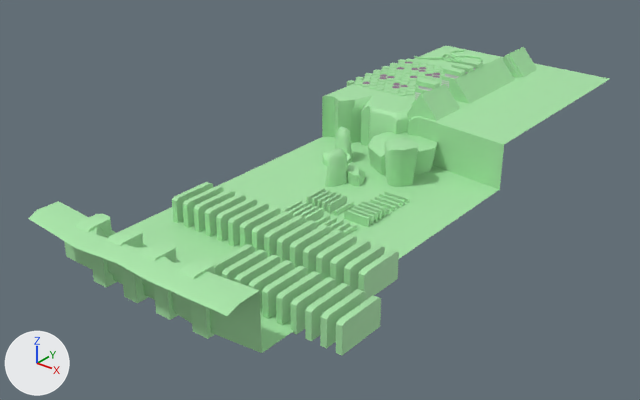
Before and after pictures for a commit that changed the glTF model public/models/floor5.glb.
Rendered twice from a 50 mm lens placed at (77.2, -139.4, 48.8), pointed at (3.6, -47.4, -8.3). Lighting does not change. The marker at lower left points along +X, +Y and +Z. Vertices at the same position are counted once.

Names of what the first picture shows: 'bossfloor'.
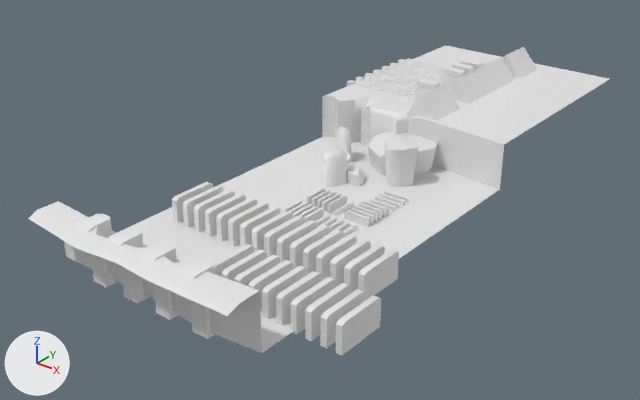
What differs and where, as boxes (x1, y1, x2, y2) in the pictures (640 x 400 px):
part 1 of me_bossfloor, deleted
    before: (414, 50, 483, 63)
part 2 of me_bossfloor, recoloured (green to white)
    both: (28, 46, 609, 356)
part 3 of me_bossfloor, recoloured (grey to white)
    both: (363, 62, 440, 88)
part 4 of me_bossfloor, recoloured
    both: (415, 68, 476, 100)

The change, as a diff of the scene's bpy script:
```diff
--- a/public/models/floor5.glb.py
+++ b/public/models/floor5.glb.py
@@ me_bossfloor @@
 # used by ob_bossfloor; location = (6.8, 9.1, 0.0)
-me_bossfloor.from_pydata(...)  # 5858 vertices, 10673 faces; spans x -18.2..23.4, y -97.0..0.0, z -9.8..4.1
+me_bossfloor.from_pydata(...)  # 3324 vertices, 5633 faces; spans x -18.2..23.4, y -97.0..0.0, z -9.8..4.1
+# me_bossfloor part 1: the loose piece of 2534 vertices spanning x -17.4..-5.9, y -10.8..-1.5, z -0.1..0.6 is deleted
+# me_bossfloor part 2: 5001 faces spanning x -18.2..23.4, y -97.0..0.0, z -9.8..4.1 switch from mat_gray (green #a9e7a9) to no material
+# me_bossfloor part 3: 320 faces spanning x -16.7..-7.1, y -29.4..-13.4, z -0.9..0.0 switch from mat_darkgray (purple #90638c) to no material
+# me_bossfloor part 4: 312 faces spanning x -2.5..0.9, y -33.0..-17.5, z 0.7..3.4 switch from mat_svgmat_040 (light grey #d8d8d8) to no material
```
